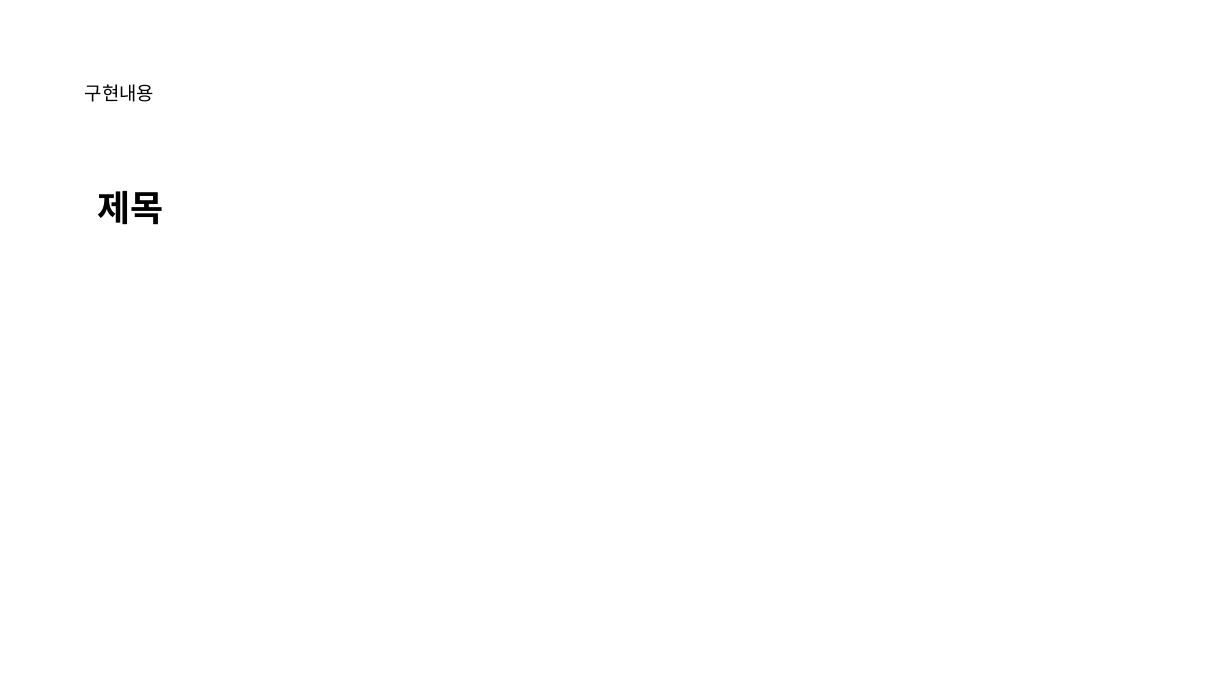
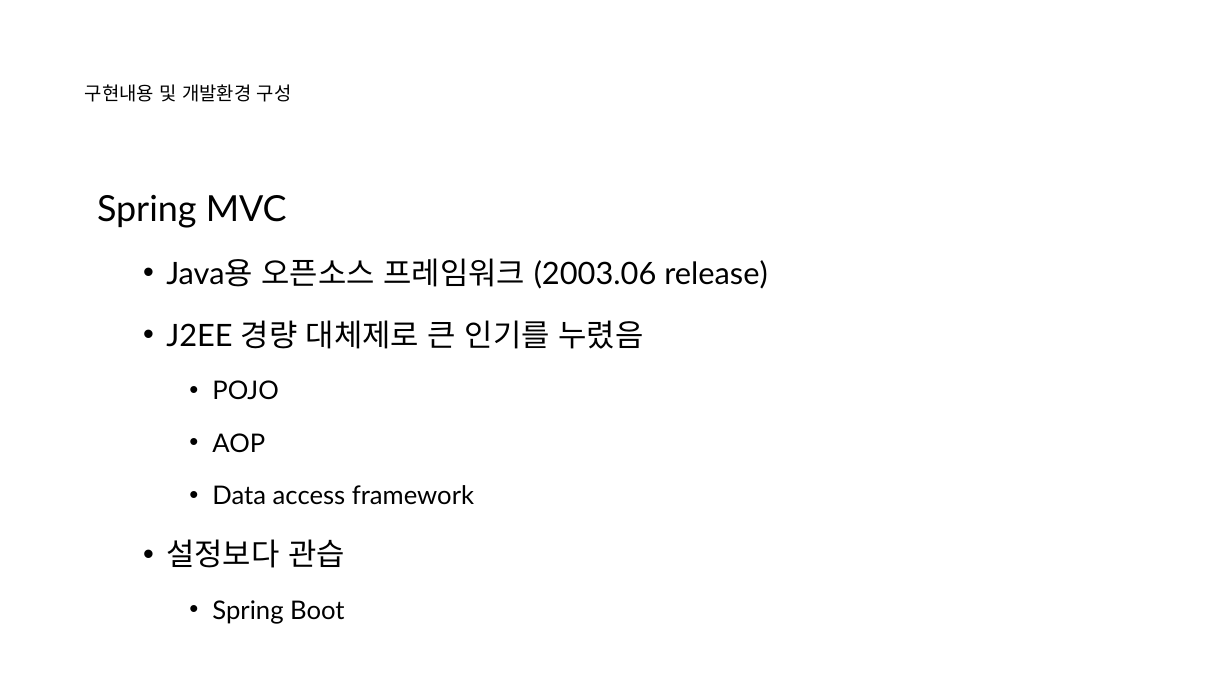
Before and after one commit to nayasis/fastcampus-hyper-webflux, a slide deck: slide 2 of 99.ppt/[Ch4-2. 동기 서비스 구현 (Spring MVC)].pptx. Drawn at 1232x693 pixels with LibreOffice and Linux fonts; fonts in the diff are those of the drawing; background and template pictures are left out. Boxes give left, top, right and bottom in pixels: in the first picture for what was removed or moved away, otherwise in the second. Text is boxed around its words. In the diff, an @@ line names an element or a change of style, - is before the commit and + after.

```diff
--- a/99.ppt/[Ch4-2. 동기 서비스 구현 (Spring MVC)].pptx
+++ b/99.ppt/[Ch4-2. 동기 서비스 구현 (Spring MVC)].pptx
@@ title at (x1=85, y1=84, x2=292, y2=102): text changed @@
-구현내용
+구현내용 및 개발환경 구성
@@ text at (x1=97, y1=194, x2=767, y2=624): text changed; size 21 to 18 pt; bold off @@
-제목
+Spring MVC
+  • Java용 오픈소스 프레임워크 (2003.06 release)
+  • J2EE 경량 대체제로 큰 인기를 누렸음
+    • POJO
+    • AOP
+    • Data access framework
+  • 설정보다 관습
+    • Spring Boot
```
Also in this commit, not shown: 3 other slides changed, 4 slides added, 3 other files.
